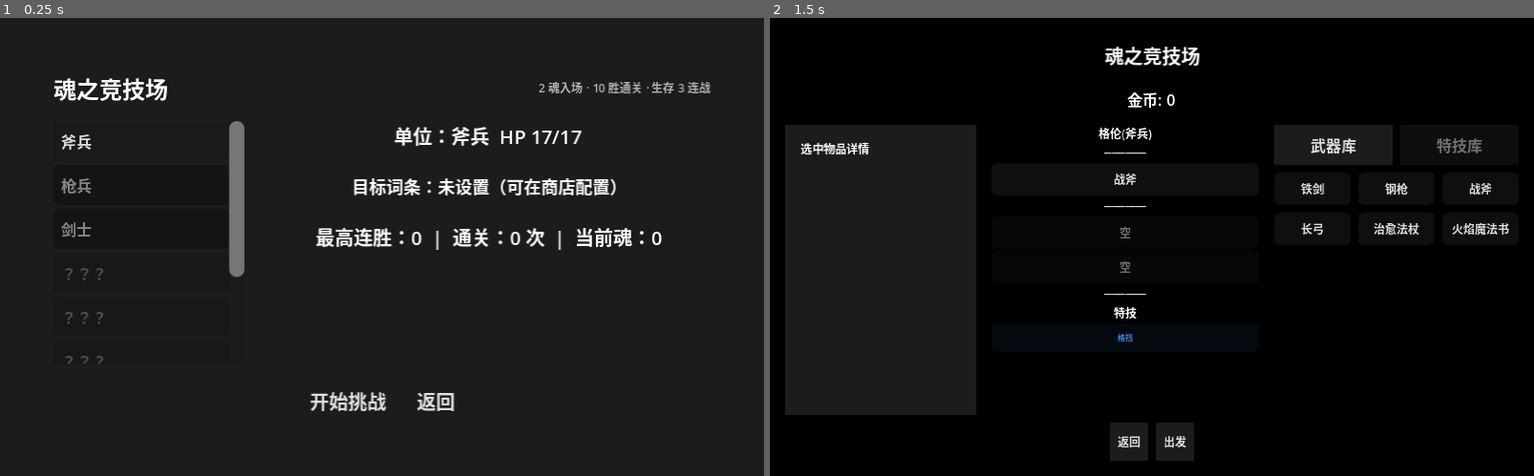
Above: before the commit, frames 1-2 (left to right).
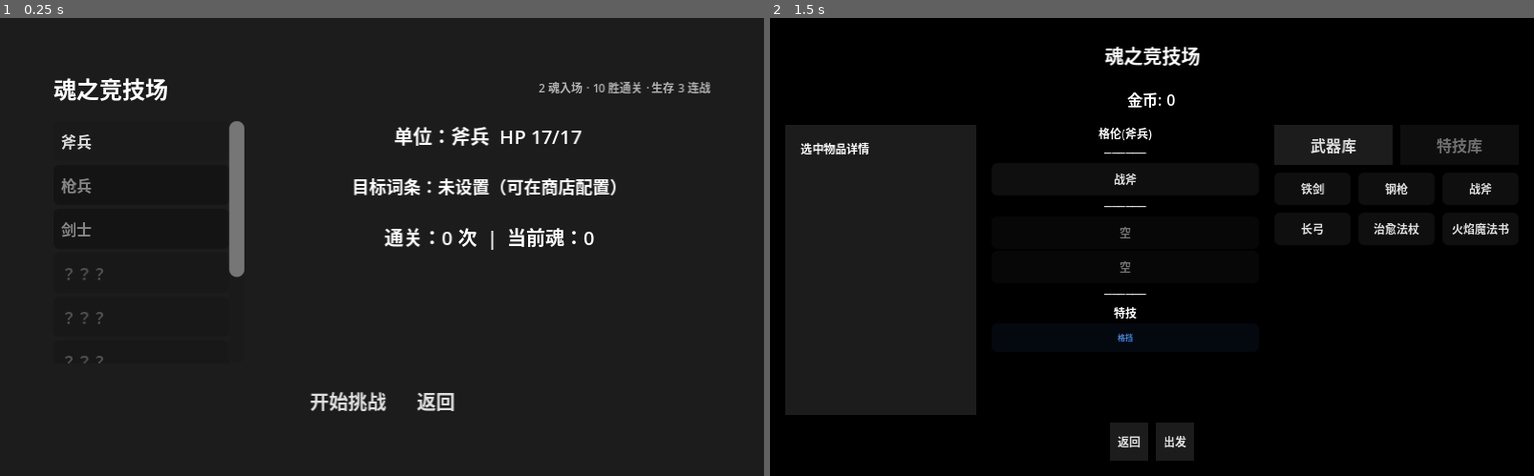
Above: after the commit, the same moments.

Repository: ZhuXilin/Dev_Project_260730
Game: Godot game, scene res://content/scenes/ui/Arena.tscn
Same seed, same stepped clock (60 frames per second), same inputs: the game is played once before the commit and once after it. This scene is started directly instead of the project's main scene. Sound files missing from this copy of the repository are replaced by a short silence.
Inputs:
- Up to frame 1 (0.25 s): no input
- Up to frame 2 (1.5 s): click "开始挑战" at 0.5 s; click "开始挑战" at 1.25 s

The runs differ from the first frame. In frame 1, 1.1% of the frame differs, in the area x 41-87%, y 45-51%; in frame 2, nothing differs.

Commit message:
Rework Economy

Diff:
--- a/function/global/EconomyManager.gd
+++ b/function/global/EconomyManager.gd
@@ -2,18 +2,18 @@
 
 # ---- 战斗奖励配置 ----
 const REWARD_GOLD = {
-	MapNode.NodeType.START: 100,
-	MapNode.NodeType.NORMAL: 200,
-	MapNode.NodeType.ELITE: 400,
-	MapNode.NodeType.BOSS: 1000,
+	MapNode.NodeType.START: 150,
+	MapNode.NodeType.NORMAL: 350,
+	MapNode.NodeType.ELITE: 700,
+	MapNode.NodeType.BOSS: 1500,
 }
 
 # ---- 材料奖励配置 ----
 const REWARD_MATERIALS = {
-	MapNode.NodeType.START: { "粗铁": 1 },
-	MapNode.NodeType.NORMAL: { "粗铁": 1 },
-	MapNode.NodeType.ELITE: { "精钢": 1 },
-	MapNode.NodeType.BOSS: { "秘银": 1 },
+	MapNode.NodeType.START: { "粗铁": 2 },
+	MapNode.NodeType.NORMAL: { "粗铁": 2 },
+	MapNode.NodeType.ELITE: { "精钢": 2 },
+	MapNode.NodeType.BOSS: { "秘银": 2, "精钢": 1 },
 }
 
 # ---- Boss奖励 ----
--- a/function/script/Arena.gd
+++ b/function/script/Arena.gd
@@ -16,13 +16,13 @@
 const RETREAT_FEE_AFTER_STREAK_4 : int = 1
 
 # ---- 战 1-4 金币奖励 ----
-const GOLD_BY_STREAK : Array = [100, 150, 350, 600]
+const GOLD_BY_STREAK : Array = [200, 300, 500, 800]
 
 # ---- 战 1-4 魂奖励 ----
 const SOUL_BY_STREAK : Array = [0, 0, 1, 1]
 
 # ---- 生存模式奖励（3 战） ----
-const GOLD_SURVIVAL : Array = [800, 1200, 2000]
+const GOLD_SURVIVAL : Array = [1200, 1800, 3000]
 const SOUL_SURVIVAL : Array = [2, 3, 5]
 
 # ---- 敌人倍率 ----
@@ -43,7 +43,6 @@
 var _current_player_data : UnitData = null
 var _locked_talent_id : String = ""
 var _streak_active : bool = false
-var _run_best_streak : int = 0
 var _earned_soul : int = 0
 var _total_paid : int = 0
 var _retreat_fee : int = 0
@@ -148,8 +147,8 @@
 
 func _refresh_streak_label():
 	if _phase == Phase.IDLE:
-		streak_label.text = "最高连胜：%d  |  通关：%d 次  |  当前魂：%d" % [
-			GameState.arena_best_streak, GameState.arena_clear_count, GameState.soul
+		streak_label.text = "通关：%d 次  |  当前魂：%d" % [
+			GameState.arena_clear_count, GameState.soul
 		]
 	elif _phase == Phase.SURVIVAL:
 		streak_label.text = "生存：%d / %d（不可撤离）  |  本局净：%+d 魂" % [
@@ -199,7 +198,6 @@
 	_streak = 0
 	_survival_round = 0
 	_streak_active = false
-	_run_best_streak = 0
 	_earned_soul = 0
 	_total_paid = 0
 	_retreat_fee = 0
@@ -270,9 +268,6 @@
 		# 4. 胜利后处理
 		if _phase == Phase.NORMAL:
 			_streak += 1
-			_run_best_streak = maxi(_run_best_streak, _streak)
-			if _streak > GameState.arena_best_streak:
-				GameState.arena_best_streak = _streak
 			_grant_progress_rewards()
 
 			if _streak >= CLEAR_TARGET:
